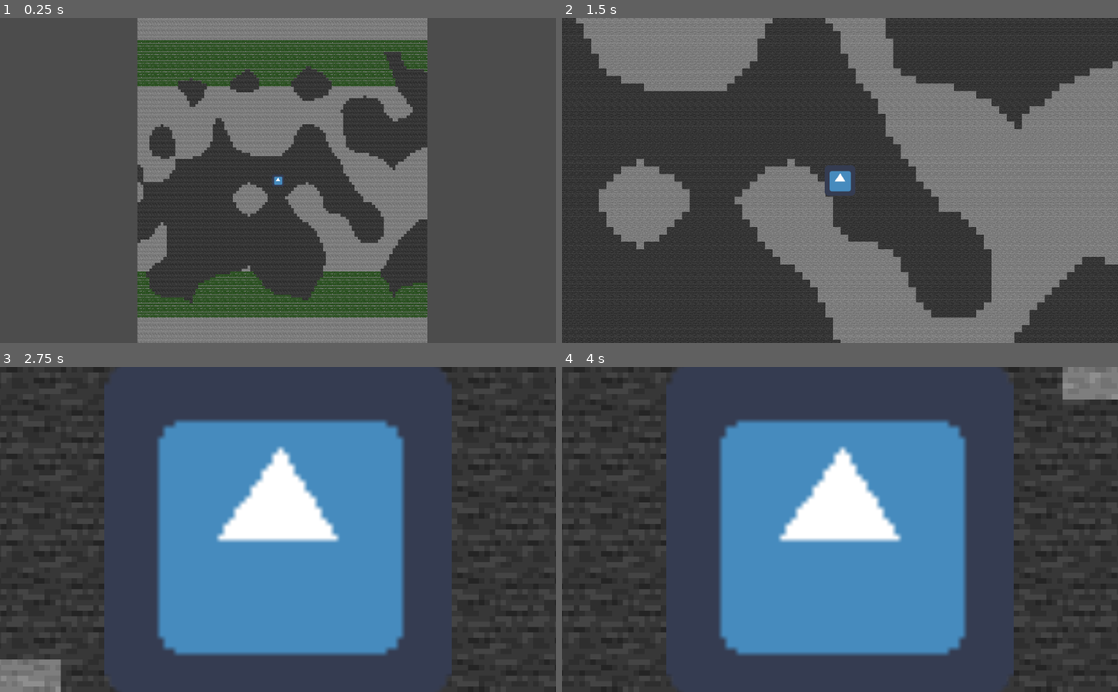
Above: before the commit, frames 1-4 (two rows, left to right).
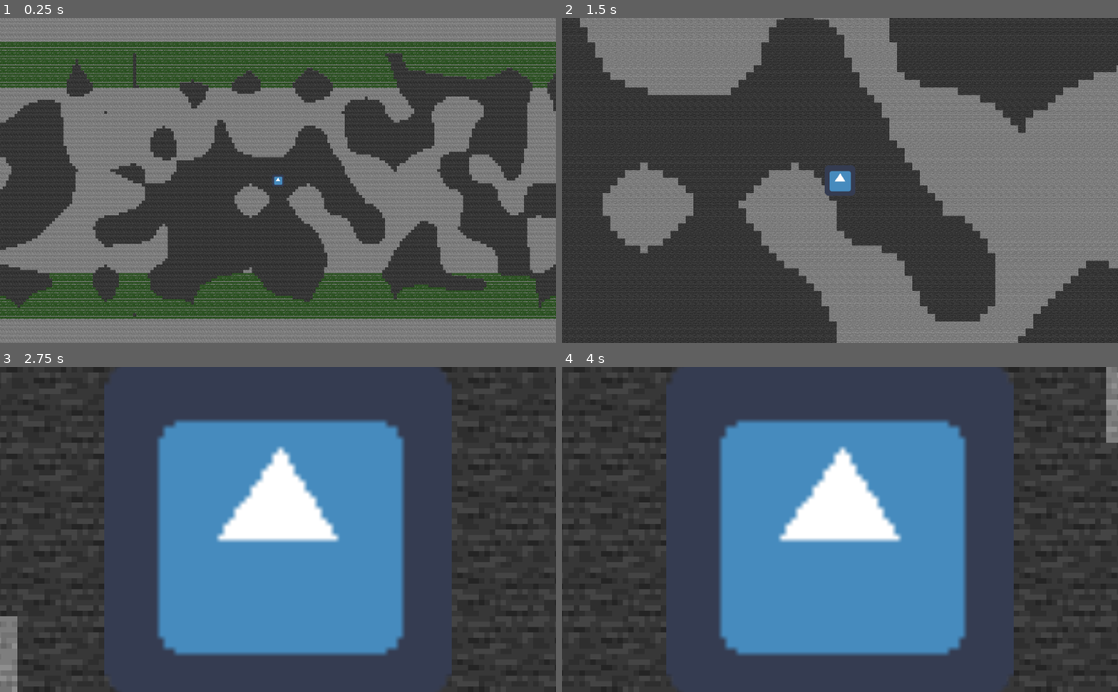
Above: after the commit, the same moments.

Repository: ryanperryj/Cavernous
Game: Godot game, scene res://scenes/world.tscn
Same seed, same stepped clock (60 frames per second), same inputs: the game is played once before the commit and once after it. The engine's default icon, where the game draws it, is replaced by a stand-in: a white triangle on a blue panel in a dark square.
Inputs:
- Up to frame 1 (0.25 s): no input
- Up to frame 2 (1.5 s): tap Enter at 0.5 s; hold D (right) 0.53-1.28 s; hold E (zoom_in) 0.53-1.28 s; tap Q (zoom_out) at 0.8, 1.35 s; hold S (down) from 1.28 s (still down)
- Up to frame 3 (2.75 s): tap E (zoom_in) at 1.55 s; release S (down) at 2.03 s; hold D (right) from 2.03 s (still down); hold E (zoom_in) from 2.03 s (still down); tap Q (zoom_out) at 2.3 s
- Up to frame 4 (4 s): release D (right) at 2.78 s; release E (zoom_in) at 2.78 s; hold W (up) 2.78-3.53 s; tap Q (zoom_out) at 2.85, 3.8 s; tap E (zoom_in) at 3.05 s; hold A (left) from 3.53 s (still down); hold E (zoom_in) from 3.53 s (still down)

The runs differ from the first frame. In frame 1, 44% of the frame differs, in the area x 0-100%, y 0-100%; in frame 2, 5.0%; in frame 3, 1.2%; in frame 4, 1.1%.

Commit message:
Switched from rigid body blocks to tilemaps for each chunk. Big optimization.

Diff:
--- a/instances/background.tscn
+++ b/instances/background.tscn
@@ -3,7 +3,7 @@
 [ext_resource path="res://assets/background/stone_bg.png" type="Texture" id=1]
 [ext_resource path="res://scripts/background.gd" type="Script" id=2]
 
-[node name="background" type="Node2D"]
+[node name="Background" type="Node2D"]
 z_index = -1
 script = ExtResource( 2 )
 
--- a/instances/block.tscn
+++ /dev/null
@@ -1,18 +0,0 @@
-[gd_scene load_steps=4 format=2]
-
-[ext_resource path="res://assets/block/stone.png" type="Texture" id=1]
-[ext_resource path="res://scripts/block.gd" type="Script" id=2]
-
-[sub_resource type="RectangleShape2D" id=1]
-extents = Vector2( 8, 8 )
-
-[node name="block" type="StaticBody2D"]
-collision_layer = 0
-collision_mask = 0
-script = ExtResource( 2 )
-
-[node name="Sprite" type="Sprite" parent="."]
-texture = ExtResource( 1 )
-
-[node name="CollisionShape2D" type="CollisionShape2D" parent="."]
-shape = SubResource( 1 )
--- a/instances/chunk.tscn
+++ b/instances/chunk.tscn
@@ -1,6 +1,43 @@
-[gd_scene load_steps=2 format=2]
+[gd_scene load_steps=5 format=2]
 
 [ext_resource path="res://scripts/chunk.gd" type="Script" id=1]
+[ext_resource path="res://assets/block/stone.png" type="Texture" id=2]
+[ext_resource path="res://assets/block/moss.png" type="Texture" id=3]
 
-[node name="chunk" type="Node2D"]
+[sub_resource type="TileSet" id=1]
+0/name = "stone.png 0"
+0/texture = ExtResource( 2 )
+0/tex_offset = Vector2( 0, 0 )
+0/modulate = Color( 1, 1, 1, 1 )
+0/region = Rect2( 0, 0, 16, 16 )
+0/tile_mode = 0
+0/occluder_offset = Vector2( 0, 0 )
+0/navigation_offset = Vector2( 0, 0 )
+0/shape_offset = Vector2( 0, 0 )
+0/shape_transform = Transform2D( 1, 0, 0, 1, 0, 0 )
+0/shape_one_way = false
+0/shape_one_way_margin = 0.0
+0/shapes = [  ]
+0/z_index = 0
+1/name = "moss.png 1"
+1/texture = ExtResource( 3 )
+1/tex_offset = Vector2( 0, 0 )
+1/modulate = Color( 1, 1, 1, 1 )
+1/region = Rect2( 0, 0, 16, 16 )
+1/tile_mode = 0
+1/occluder_offset = Vector2( 0, 0 )
+1/navigation_offset = Vector2( 0, 0 )
+1/shape_offset = Vector2( 0, 0 )
+1/shape_transform = Transform2D( 1, 0, 0, 1, 0, 0 )
+1/shape_one_way = false
+1/shape_one_way_margin = 0.0
+1/shapes = [  ]
+1/z_index = 0
+
+[node name="Chunk" type="Node2D"]
 script = ExtResource( 1 )
+
+[node name="TileMap" type="TileMap" parent="."]
+tile_set = SubResource( 1 )
+cell_size = Vector2( 16, 16 )
+format = 1
--- a/project.godot
+++ b/project.godot
@@ -16,7 +16,7 @@
 [application]
 
 config/name="Deep Dark"
-run/main_scene="res://scenes/world.tscn"
+run/main_scene="res://scenes/World.tscn"
 config/icon="res://icon.png"
 
 [input]
--- a/scenes/player.tscn
+++ b/scenes/player.tscn
@@ -3,7 +3,7 @@
 [ext_resource path="res://scripts/player.gd" type="Script" id=1]
 [ext_resource path="res://icon.png" type="Texture" id=2]
 
-[node name="player" type="Node2D"]
+[node name="Player" type="Node2D"]
 position = Vector2( 0, 1024 )
 z_index = 1
 script = ExtResource( 1 )
@@ -11,6 +11,6 @@
 [node name="Sprite" type="Sprite" parent="."]
 texture = ExtResource( 2 )
 
-[node name="camera" type="Camera2D" parent="."]
+[node name="Camera" type="Camera2D" parent="."]
 current = true
 zoom = Vector2( 3, 3 )
--- a/scenes/world.tscn
+++ b/scenes/world.tscn
@@ -1,9 +1,9 @@
 [gd_scene load_steps=3 format=2]
 
-[ext_resource path="res://scenes/player.tscn" type="PackedScene" id=1]
+[ext_resource path="res://scenes/Player.tscn" type="PackedScene" id=1]
 [ext_resource path="res://scripts/world.gd" type="Script" id=3]
 
-[node name="world" type="Node2D"]
+[node name="World" type="Node2D"]
 script = ExtResource( 3 )
 
-[node name="player" parent="." instance=ExtResource( 1 )]
+[node name="Player" parent="." instance=ExtResource( 1 )]
--- a/scripts/block.gd
+++ /dev/null
@@ -1,11 +0,0 @@
-extends StaticBody2D
-
-var block_sprites = [
-	preload("res://assets/block/stone.png"),
-	preload("res://assets/block/moss.png"),
-]
-
-var block_type
-
-func _ready():
-	$Sprite.texture = block_sprites[block_type]
--- a/scripts/chunk.gd
+++ b/scripts/chunk.gd
@@ -3,8 +3,7 @@
 export var seed_str = "spurples"
 
 var noise = preload("res://scripts/noise.gd").Noise.new(seed_str)
-var block_scene = preload("res://instances/block.tscn")
-var background_scene = preload("res://instances/background.tscn")
+var background_scene = preload("res://instances/Background.tscn")
 
 enum {
 	STONE, MOSS
@@ -23,30 +22,27 @@
 		for y in range(0, world_depth):
 			if y < cave_depth:
 				# y = 0 to 15
-				create_block(Vector2(x*16, y*16), STONE)
+				create_tile(x, y, STONE)
 			elif y >= cave_depth and y < tunnel_depth:
 				# y = 16 to 111
 				if y < 32:
 					# y = 16 to 31
-					var cutoff = 1.033 - 0.033 * (y-15)
+					var cutoff = 1.033 - 0.033 * (y - 15)
 					if noise.value_noise_2D((index*width + x) / 10.0, y / 10.0) < cutoff:
-						create_block(Vector2(x*16, y*16), MOSS)
+						create_tile(x, y, MOSS)
 				elif y > 95:
 					# y = 96 to 111
 					var cutoff = 0.033 * (y - 80) - 0.033
 					if noise.value_noise_2D((index*width + x) / 10.0, y / 10.0) < cutoff:
-						create_block(Vector2(x*16, y*16), MOSS)
+						create_tile(x, y, MOSS)
 				else:
 					if noise.value_noise_2D((index*width + x) / 10.0, y / 10.0) < 0.5:
-						create_block(Vector2(x*16, y*16), STONE)
+						create_tile(x, y, STONE)
 			elif y >= tunnel_depth:
-				create_block(Vector2(x*16, y*16), STONE)
+				create_tile(x, y, STONE)
 
-func create_block(pos, type):
-	var new_block = block_scene.instance()
-	new_block.translate(pos)
-	new_block.block_type = type
-	add_child(new_block)
+func create_tile(x, y, type):
+	$TileMap.set_cell(x, y, type)
 
 func create_background(width, height, type):
 	var new_background = background_scene.instance()
--- a/scripts/player.gd
+++ b/scripts/player.gd
@@ -17,9 +17,9 @@
 		translate(Vector2(speed, 0))
 	if Input.is_action_pressed("zoom_in"):
 		speed = clamp(speed - .25, 4, 50)
-		$camera.zoom.x = clamp($camera.zoom.x - .05, .1, 10)
-		$camera.zoom.y = clamp($camera.zoom.y - .05, .1, 10)
+		$Camera.zoom.x = clamp($Camera.zoom.x - .05, .1, 10)
+		$Camera.zoom.y = clamp($Camera.zoom.y - .05, .1, 10)
 	if Input.is_action_pressed("zoom_out"):
 		speed = clamp(speed + .25, 4, 50)
-		$camera.zoom.x = clamp($camera.zoom.x + .05, .1, 10)
-		$camera.zoom.y = clamp($camera.zoom.y + .05, .1, 10)
+		$Camera.zoom.x = clamp($Camera.zoom.x + .05, .1, 10)
+		$Camera.zoom.y = clamp($Camera.zoom.y + .05, .1, 10)
--- a/scripts/world.gd
+++ b/scripts/world.gd
@@ -1,9 +1,9 @@
 extends Node2D
 
-var chunk = preload("res://instances/chunk.tscn")
+var chunk = preload("res://instances/Chunk.tscn")
 
 var chunk_width: int = 4
-export var load_distance: int = 12
+export var load_distance: int = 32
 var i_current_chunk: int
 var loaded_chunks = {}
 
@@ -17,7 +17,7 @@
 
 func _process(delta):
 	mutex.lock()
-	i_current_chunk = floor($player.position.x / (chunk_width*16.0))
+	i_current_chunk = floor($Player.position.x / (chunk_width*16.0))
 	mutex.unlock()
 
 func load_chunks_method(thread_running):
Not shown, removed: scripts/softnoise_README.md
